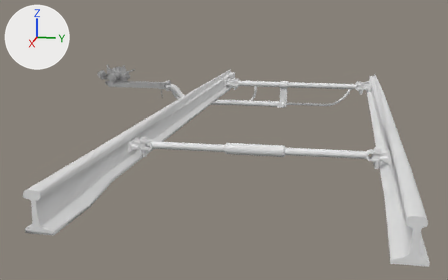
The FBX model Assets/FBX/Location/SP6/Animations/otkaz_anim/sp6_ani_01_ideal Minus.fbx as it was, and as the next commit left it.
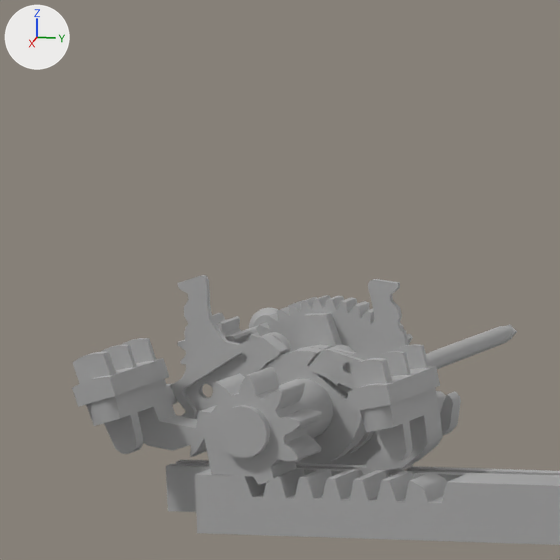
The first picture shows the older version from a camera (50 mm lens) standing at (1494.0, 39.0, 122.0) and looking at (1082.0, -44.0, 19.0). The close-ups show both versions on the part from 20% to 31% of the width and 15% to 32% of the height of that picture; other places that the commit changed are outside them. The lights are fixed; the arrows at upper left show +X, +Y and +Z. Where no turn or scale is listed for an object, it has been applied to the vertices.

In view in the first close-up: 'glav_shest', 'ostrak+.006', 'ostrak+.008', 'ostrak+.009', 'shiber_val', 'st_ap_01', 'st_ap_02', 'st_richag_dal01', 'st_richag_dal02', 'st_shest_small', 'val_engine_main'.
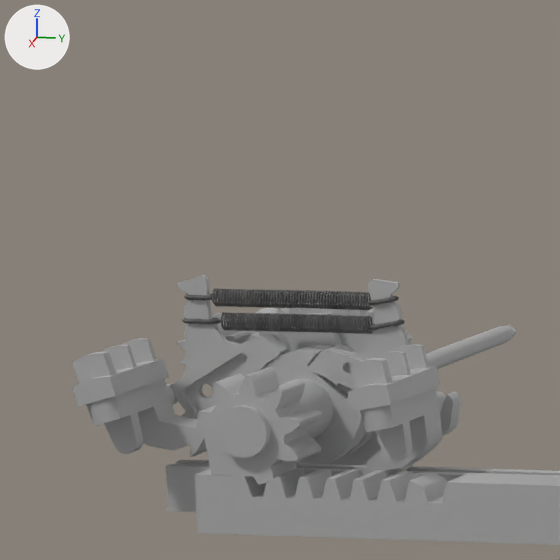
The newer file is also rescaled (x0.01) as a whole; pictures and numbers use the older file's frame.

Pixel boxes [x1, y1, x2, y2] of what changed, in the close-ups (560 x 560 px):
'sping', added
    after: [212, 288, 373, 311]
'spring_bot', added
    after: [221, 312, 373, 334]
'spingRing02', added
    after: [182, 294, 221, 324]
'spingRing01', added
    after: [366, 296, 405, 330]

The change, as a list of edits to the scene's bpy script:
```text
Add img_t_sp6_defaultmaterial_ngl_png:
    img_t_sp6_defaultmaterial_ngl_png = load_image('T_sp6_DefaultMaterial_Ngl.png', '../../../../../Models/railroad/textures/T_sp6_DefaultMaterial_Ngl.png', 2048, 2048, 'Non-Color')
Add img_t_sp6_defaultmaterial_d_png:
    img_t_sp6_defaultmaterial_d_png = load_image('T_sp6_DefaultMaterial_D.png', '../../../../../Models/railroad/textures/T_sp6_DefaultMaterial_D.png', 2048, 2048, 'sRGB')
Add mat_sp6_ground_012:
    mat_sp6_ground_012 = bpy.data.materials.new('sp6_ground.012')
    # uses the picture img_t_sp6_defaultmaterial_d_png
    # uses the picture img_t_sp6_defaultmaterial_ngl_png
Add me_mesh_734:
    me_mesh_734.from_pydata(...)  # 96 vertices, 96 faces; spans x -0.73..0.73, y -1.51..1.88, z -1.44..1.41
    me_mesh_734.materials.append(mat_sp6_ground_012)
Add me_mesh_738:
    me_mesh_738.from_pydata(...)  # 1568 vertices, 1562 faces; spans x -0.77..0.8, y -13.22..0.34, z -0.73..0.84
    me_mesh_738.materials.append(mat_sp6_ground_012)
Add me_mesh_732:
    me_mesh_732.from_pydata(...)  # 96 vertices, 96 faces; spans x -0.73..0.73, y -1.85..1.61, z -1.17..1.17
    me_mesh_732.materials.append(mat_sp6_ground_012)
Add me_mesh_739:
    me_mesh_739.from_pydata(...)  # 1568 vertices, 1562 faces; spans x -0.77..0.8, y -12.59..0.32, z -0.73..0.84
    me_mesh_739.materials.append(mat_sp6_ground_012)
Add ob_spingring01:
    ob_spingring01 = bpy.data.objects.new('spingRing01', me_mesh_734)
    ob_spingring01.location = (928.22, -172.38, 46.78)
Add ob_sping:
    ob_sping = bpy.data.objects.new('sping', me_mesh_738)
    ob_sping.location = (928.22, -173.72, 47.66)
Add ob_spingring02:
    ob_spingring02 = bpy.data.objects.new('spingRing02', me_mesh_732)
    ob_spingring02.location = (928.18, -187.95, 46.74)
Add ob_spring_bot:
    ob_spring_bot = bpy.data.objects.new('spring_bot', me_mesh_739)
    ob_spring_bot.location = (928.22, -173.66, 45.71)
```
